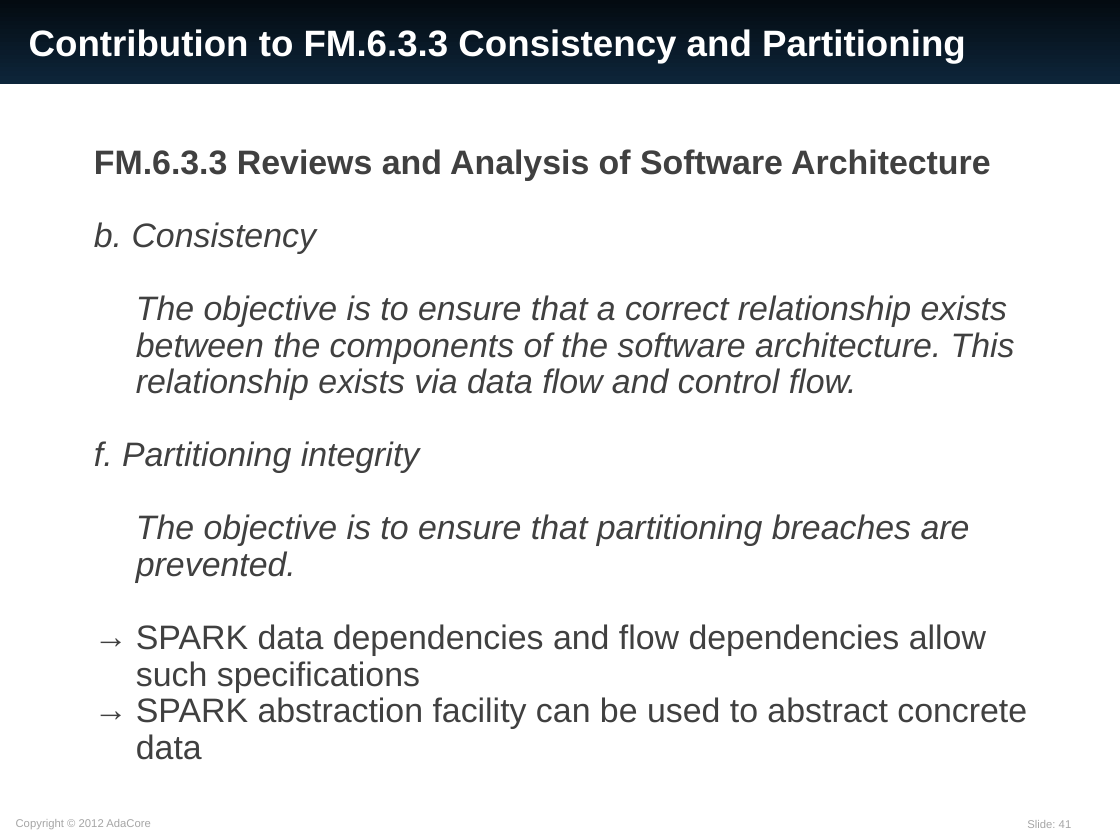
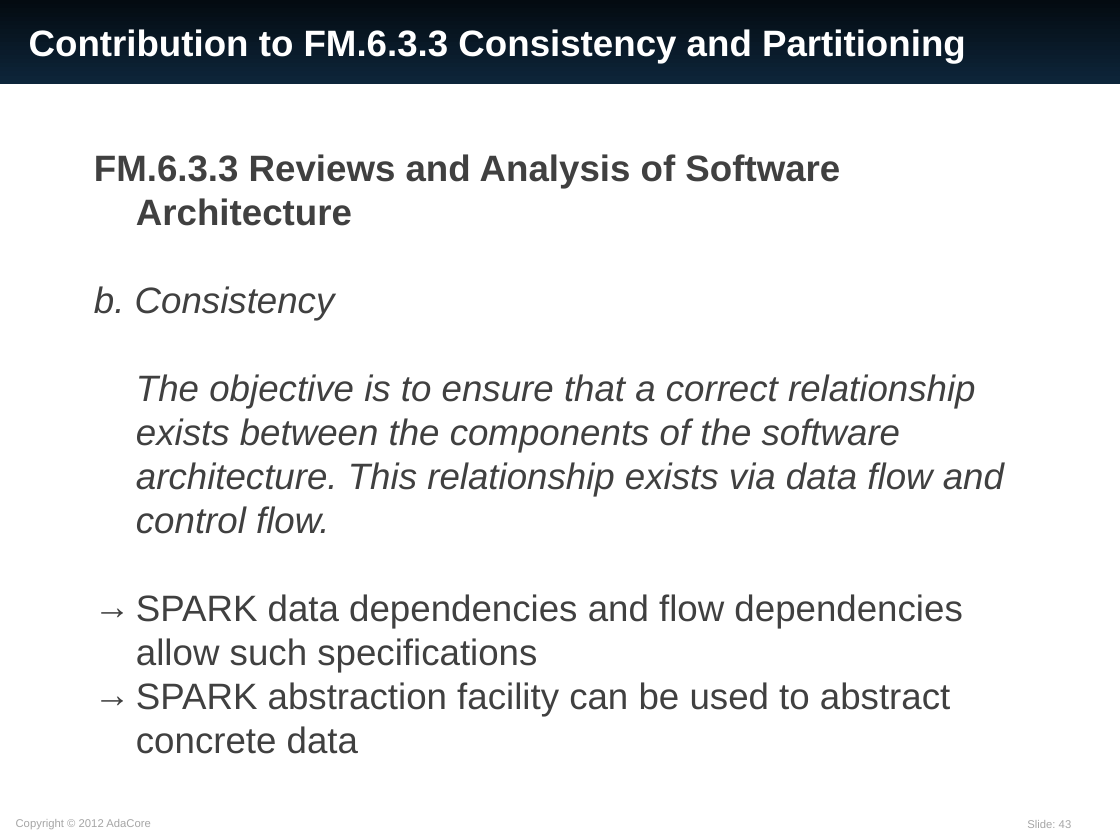
Before and after one commit to AdaCore/spark2014, a slide deck: slide 43 of slides/EASA_20160309/SPARK_2014.ppt (slide 41 before the commit). Drawn at 1120x840 pixels with LibreOffice and Linux fonts; fonts in the diff are those of the drawing. Boxes give left, top, right and bottom in pixels: in the first picture for what was removed or moved away, otherwise in the second. Text is boxed around its words. In the diff, an @@ line names an element or a change of style, - is before the commit and + after.

```diff
--- a/slides/EASA_20160309/SPARK_2014.ppt
+++ b/slides/EASA_20160309/SPARK_2014.ppt
@@ text "FM.6.3.3 Reviews and Analysis of ..." at [94, 154, 1004, 754]: size 24 to 26 pt; line spacing 0.9 to 1 @@
@@ text at [94, 441, 970, 583]: paragraphs removed @@
-f. Partitioning integrity
-The objective is to ensure that partitioning breaches are
-prevented.
@@ page number at [1027, 820, 1072, 828]: text changed @@
-Slide: 41
+Slide: 43
```
Also in this commit, not shown: 9 other slides changed, 3 slides added.
